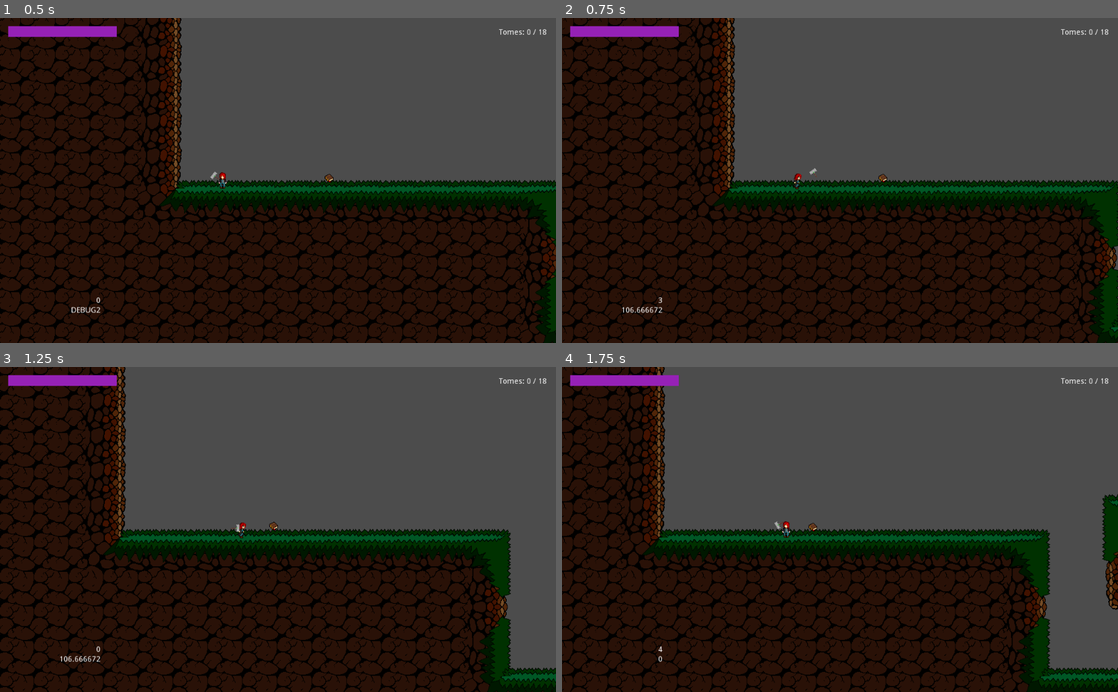
Above: before the commit, frames 1-4 (two rows, left to right).
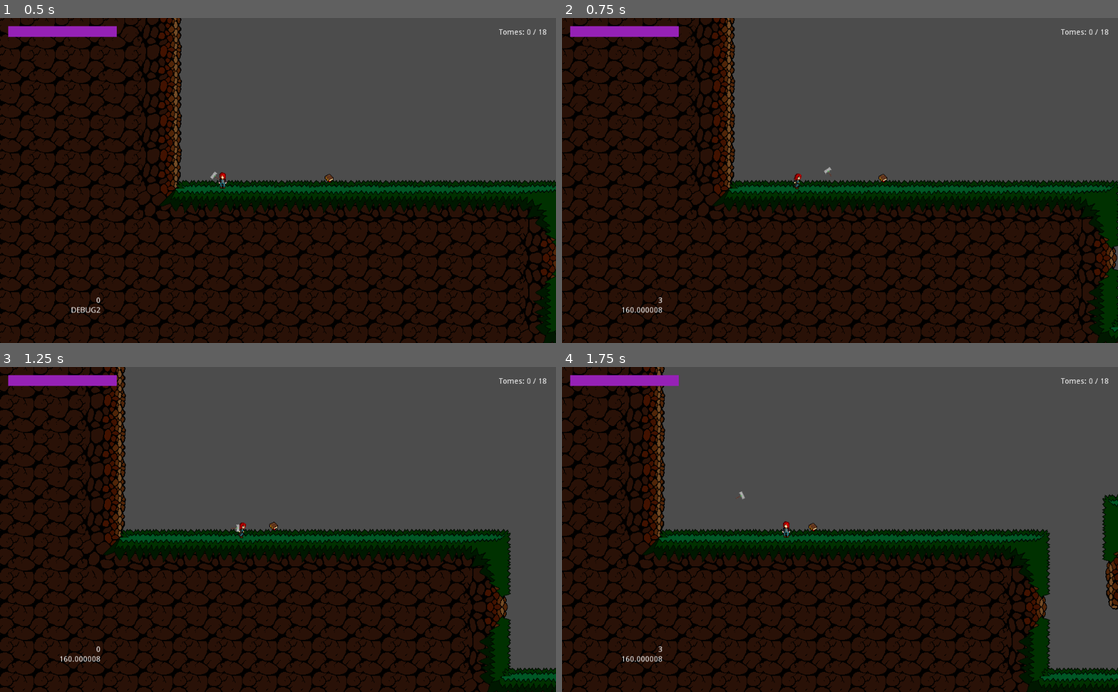
Above: after the commit, the same moments.

Repository: Jantho1990/Hammertime-Prototype
Game: Godot game, scene res://screens/GameScreen.tscn
Same seed, same stepped clock (60 frames per second), same inputs: the game is played once before the commit and once after it.
Inputs (mouse positions are in pixels of both pictures, inside the frame that each line leads up to):
- Up to frame 1 (0.5 s): no input
- Up to frame 2 (0.75 s): tap Enter (ui_accept) at 0.5 s; move the mouse to (962, 164) at 0.52 s; hold D (ui_right) from 0.53 s (still down); click (962, 164) at 0.6 s
- Up to frame 3 (1.25 s): keep holding D (ui_right); tap Enter (ui_accept) at 0.77 s
- Up to frame 4 (1.75 s): release D (ui_right) at 1.25 s; drag from (728, 545) to (595, 380) at 1.27 s

Frame 1 is identical in both runs. In frame 2, less than 0.1% of the frame differs, in the area x 11-49%, y 45-91%; in frame 3, less than 0.1%; in frame 4, 0.1%, in the area x 10-40%, y 38-91%.

Commit message:
fix additional normal melee bugs

Diff:
--- a/entities/player/Player.gd
+++ b/entities/player/Player.gd
@@ -122,7 +122,7 @@
         $Spellcaster.cast()
 
   # Construct building
-  if Input.is_action_just_pressed('build_construct') and Weapon.throwing:
+  if Input.is_action_just_pressed('build_construct') and Weapon.throwing and not Weapon.meleeing:
     $Spellcaster.switch_active_spell_by_name('CreateConstruct')
     $Spellcaster.cast()
 
--- a/entities/weapon/HammerWeapon.gd
+++ b/entities/weapon/HammerWeapon.gd
@@ -19,7 +19,9 @@
 var returning = false
 var throw_acceleration = 1
 var throw_max_speed = 1600
+var meleeing = false
 var melee_range = 100
+var melee_max_speed = 2400
 var melee_charge_delay = 0.15
 var charge_delay_active = false
 var throw_range = 400
@@ -99,7 +101,7 @@
 func handle_throw_state_throwing():
   rotation_degrees += rotation_force_deg * dir.x
 
-  if not throwing:
+  if not throwing and not meleeing:
     throw_weapon()
   else:
     update_thrown_weapon()
@@ -115,18 +117,30 @@
   tween_return()
 
 func handle_throw_state_melee():
+  if !meleeing:
+    meleeing = true
+    start_melee_charge_delay()
+
   var charging = Input.is_action_pressed('weapon_melee') and \
     !Input.is_action_just_pressed('weapon_melee') and \
-    !charge_delay_active
+    !charge_delay_active and \
+    !throwing
+
+  if collision_detected() or throw_travel_distance >= melee_range:
+    next_throw_state = throw_state.RETURNING
 
   if not charging:
+    print('NORMAL MELEE')
     melee_normal()
   else:
+    print('CHARGING: ', charging)
+    print('WEAPON PRESSED: ', Input.is_action_pressed('weapon_melee'))
+    print('WEAPON JUST PRESSED: ', Input.is_action_just_pressed('weapon_melee'))
+    print('CHARGE DELAY: ', charge_delay_active)
+    print('THROWING: ', throwing)
     breakpoint
     pass
 
-  if collision_detected() or throw_travel_distance >= melee_range:
-    next_throw_state = throw_state.RETURNING
   GlobalSignal.dispatch('debug_label2', { 'text': throw_travel_distance })
 
 func throw_weapon():
@@ -162,11 +176,12 @@
 
 func calculate_motion():
   var motion_velocity = throw_max_speed * __delta
+  var max_speed = melee_max_speed if meleeing else throw_max_speed
   # motion = (Vector2(throw_max_speed, 0)).rotated(global_position.angle_to_point(throw_target_position))
   # motion = (position + (throw_target_position * thrown_dir)).clamped(throw_max_speed)
-  motion = position.direction_to(throw_target_position) * throw_max_speed
+  motion = position.direction_to(throw_target_position) * max_speed
   # GlobalSignal.dispatch('debug_label2', { 'text': motion })
-  throw_travel_distance = min(throw_travel_distance + (throw_max_speed * __delta), throw_range)
+  throw_travel_distance = min(throw_travel_distance + (max_speed * __delta), throw_range)
 
 func collision_detected():
   return get_slide_count() > 0
@@ -202,8 +217,6 @@
     # GlobalSignal.dispatch('debug_label2', { 'text': 'fish' })
     # breakpoint
     var offset_position = Vector2(0, 0) + (global_position - parent.global_position)
-    var gb = global_position
-    var pgb = parent.global_position
     GlobalSignal.dispatch('hammer_returned', { 'hammer': self })
     # breakpoint
     # var start = position
@@ -226,10 +239,13 @@
 func _on_Tween_returning_stop():
   next_throw_state = throw_state.HOLDING
   throwing = false
+  meleeing = false
   returning = false
   motion = Vector2(0, 0)
   throw_travel_distance = 0
   update_position()
+  stop_melee_charge_delay()
+  print('STOPPED')
 
 func update_position():
   position = hold_offset * dir
@@ -243,10 +259,11 @@
 func melee_normal():
   if not throwing:
     throwing = true
+    # meleeing = true
     calculate_throw_target('melee')
     release_weapon()
     calculate_motion()
-    start_melee_charge_delay()
+    # start_melee_charge_delay()
   else:
     update_thrown_weapon()
 
@@ -254,5 +271,9 @@
   MeleeChargeDelay.start(melee_charge_delay)
   charge_delay_active = true
 
+func stop_melee_charge_delay():
+  MeleeChargeDelay.stop()
+  charge_delay_active = false
+
 func _on_Melee_charge_delay_timeout():
   charge_delay_active = false
